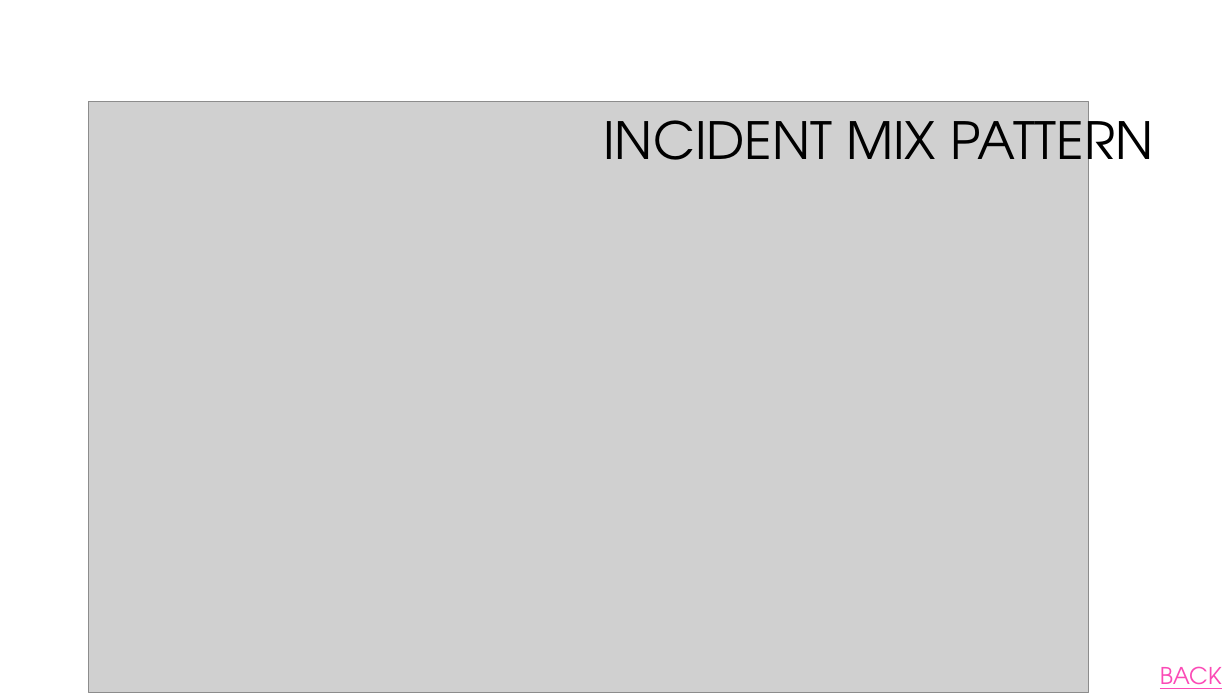
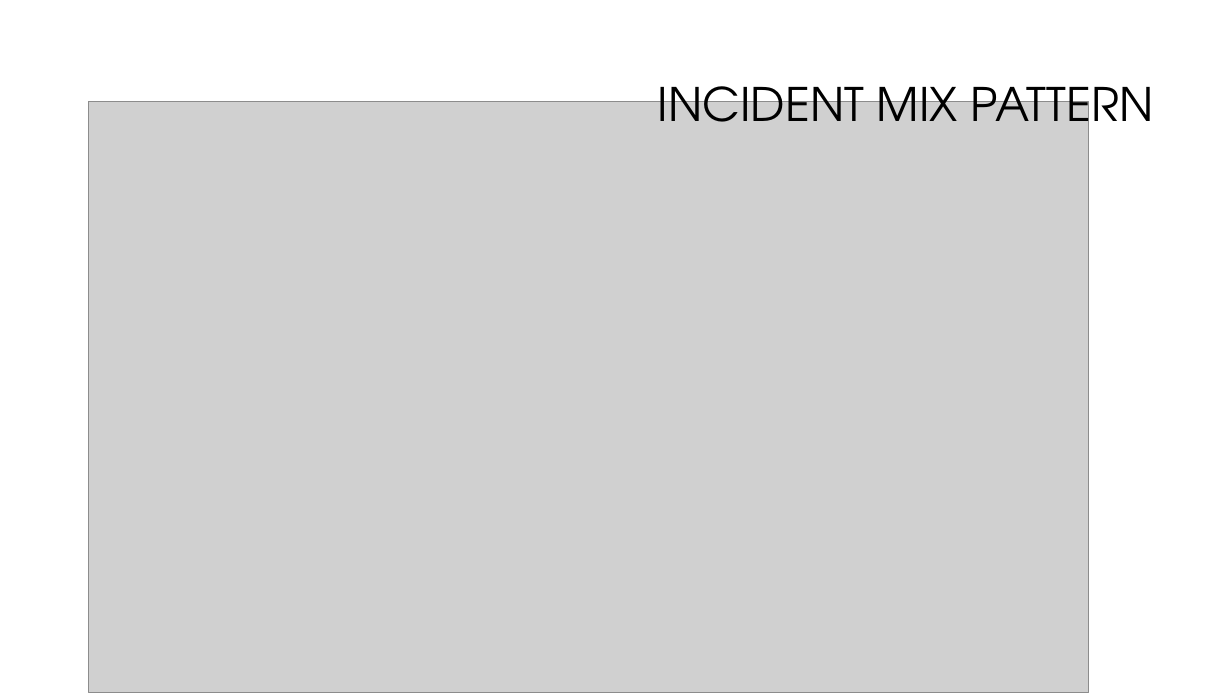
Before and after one commit to rayraysheng/san-francisco-police-incidents-2010-to-2017, a slide deck: slide 8 of Presentation.pptx (slide 7 before the commit). Drawn at 1232x693 pixels with LibreOffice and Linux fonts; fonts in the diff are those of the drawing; grey boxes stand for pictures; background and template pictures are left out. Boxes give left, top, right and bottom in pixels: in the first picture for what was removed or moved away, otherwise in the second. Text is boxed around its words. In the diff, an @@ line names an element or a change of style, - is before the commit and + after.

```diff
--- a/Presentation.pptx
+++ b/Presentation.pptx
@@ title "INCIDENT MIX PATTERN": place and size @@
-title "INCIDENT MIX PATTERN" at <box>603,105,1153,183</box>
+title "INCIDENT MIX PATTERN" at <box>658,72,1154,142</box>
@@ title "INCIDENT MIX PATTERN" at <box>658,72,1154,142</box>: size 40 to 36 pt @@
@@ text removed at <box>1160,666,1222,689</box> @@
-BACK
```
Also in this commit, not shown: 4 other slides changed, 13 slides added, 2 slides removed.
